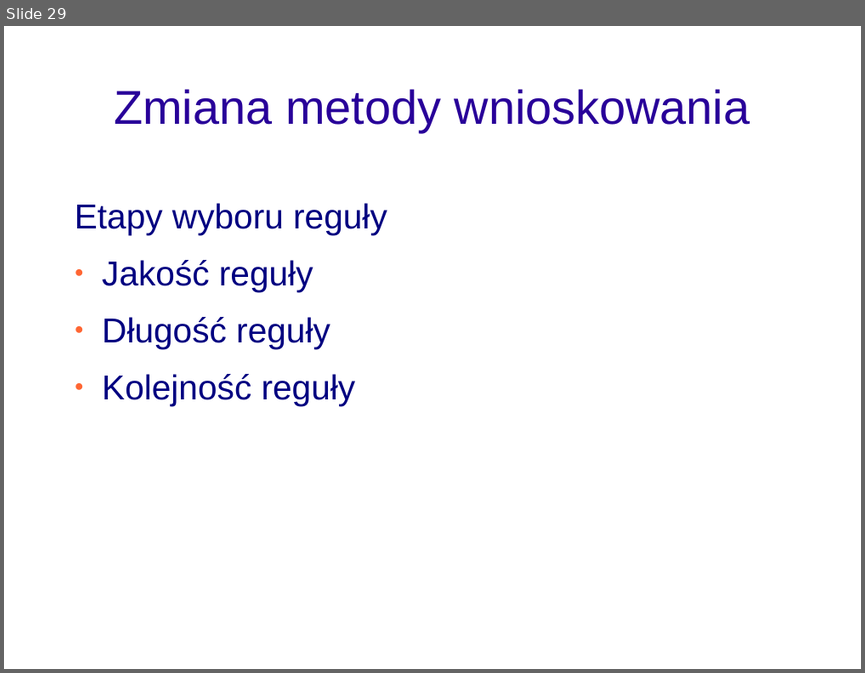
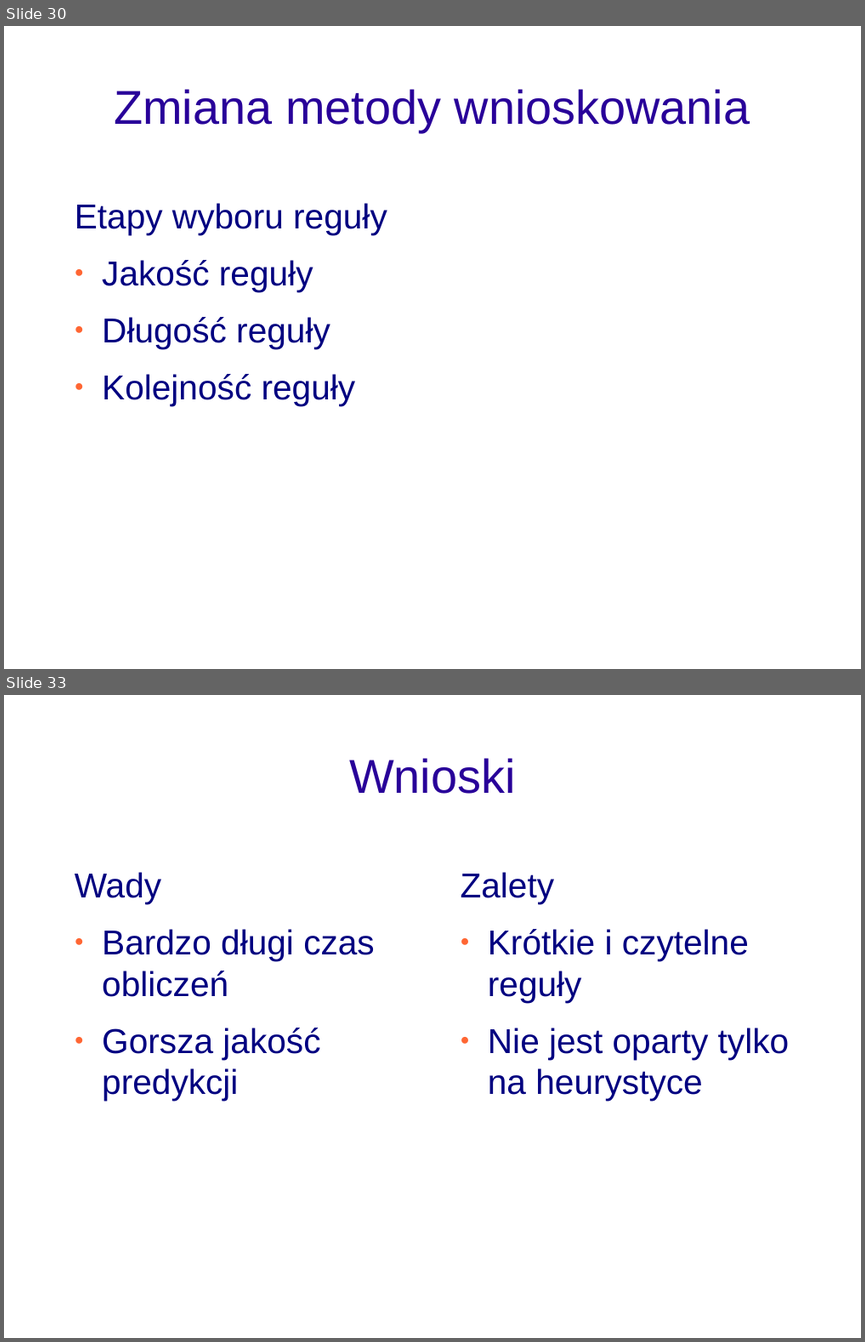
Before and after one commit to adriansidor/antminer, a slide deck: prezentacja_pracy_magisterskiej.odp. Shown one above the other, each under a label of ours: slide 29 before the commit, slides 30 and 33 after it; the slides between them are not shown. The pictures are 865x673 and 865x1342 pixels, drawn with LibreOffice and Linux fonts; fonts in the diff are those of the drawing; background and template pictures are left out. Boxes give left, top, right and bottom in pixels: in the first picture for what was removed or moved away, otherwise in the second. Text is boxed around its words. In the diff, an @@ line names an element or a change of style, - is before the commit and + after.

```diff
--- a/prezentacja_pracy_magisterskiej.odp
+++ b/prezentacja_pracy_magisterskiej.odp
@@ slide 33 added at (x1=4, y1=695, x2=861, y2=1338), background picture (left out) @@
@@ title added at (x1=349, y1=758, x2=515, y2=794), 44 pt, text #280099 @@
+Wnioski
@@ text added at (x1=75, y1=872, x2=375, y2=1100), 32 pt, text #000080 @@
+Wady
+● Bardzo długi czas obliczeń
+● Gorsza jakość predykcji
@@ text added at (x1=460, y1=872, x2=789, y2=1100), 32 pt, text #000080 @@
+Zalety
+● Krótkie i czytelne reguły
+● Nie jest oparty tylko na heurystyce
@@ what was slide 29 is now slide 30 @@
```
Also in this commit, not shown: 17 slides changed, 4 other slides added, 7 slides removed, 1 other file.
